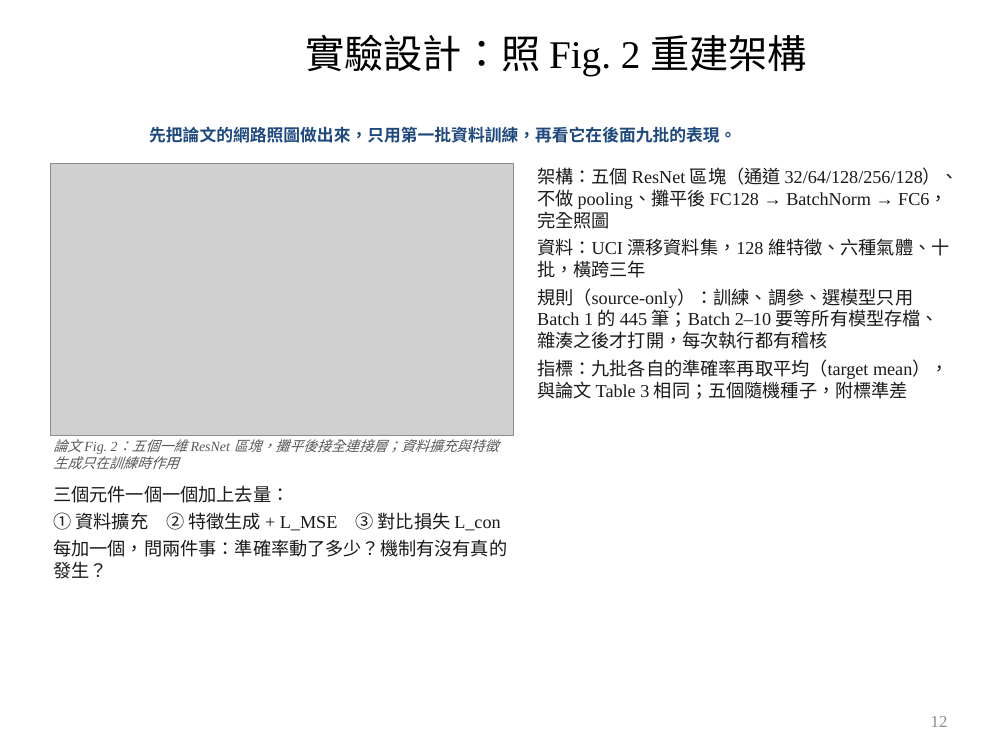
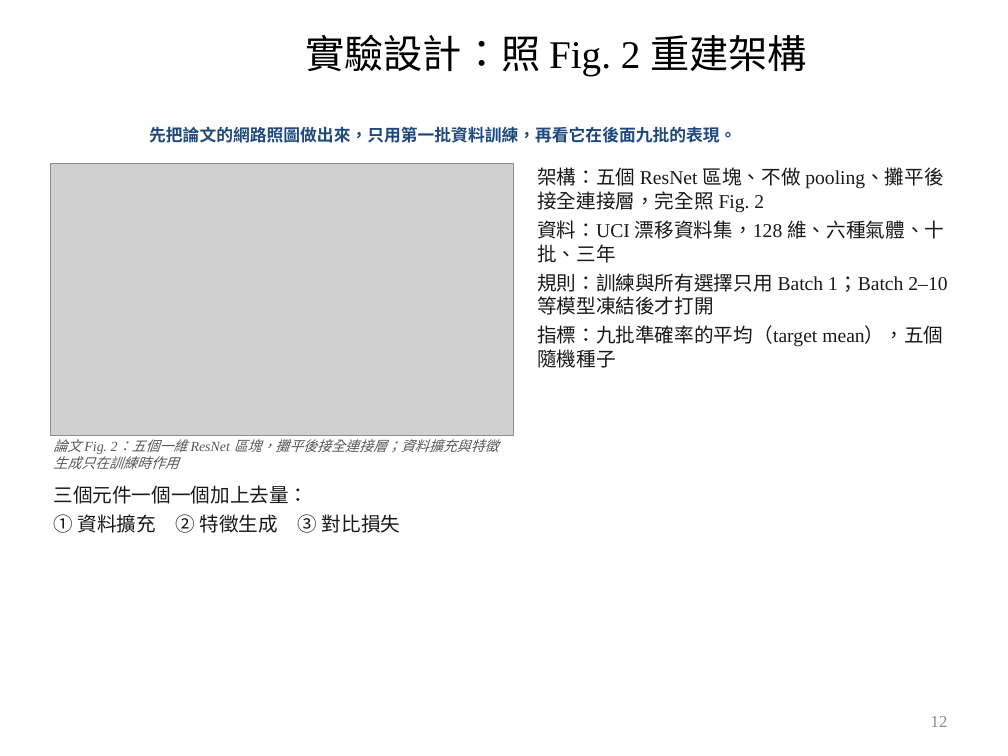
Before and after one commit to wintera1233/cdcnn, a slide deck: slide 12 of reports/09-22-merged.pptx. Drawn at 1008x756 pixels with LibreOffice and Linux fonts; fonts in the diff are those of the drawing; grey boxes stand for pictures; background and template pictures are left out. Boxes give left, top, right and bottom in pixels: in the first picture for what was removed or moved away, otherwise in the second. Text is boxed around its words. In the diff, an @@ line names an element or a change of style, - is before the commit and + after.

```diff
--- a/reports/09-22-merged.pptx
+++ b/reports/09-22-merged.pptx
@@ text at bbox=[537, 167, 947, 368]: text changed; size 13 to 14 pt @@
-架構：五個 ResNet 區塊（通道 32/64/128/256/128）、不做 pooling、攤平後 FC128 → BatchNorm → FC6，完全照圖
-資料：UCI 漂移資料集，128 維特徵、六種氣體、十批，橫跨三年
-規則（source-only）：訓練、調參、選模型只用 Batch 1 的 445 筆；Batch 2–10 要等所有模型存檔、雜湊之後才打開，每次執行都有稽核
-指標：九批各自的準確率再取平均（target mean），與論文 Table 3 相同；五個隨機種子，附標準差
+架構：五個 ResNet 區塊、不做 pooling、攤平後接全連接層，完全照 Fig. 2
+資料：UCI 漂移資料集，128 維、六種氣體、十批、三年
+規則：訓練與所有選擇只用 Batch 1；Batch 2–10 等模型凍結後才打開
+指標：九批準確率的平均（target mean），五個隨機種子
@@ text at bbox=[53, 485, 308, 504]: size 13 to 14 pt in "三個元件一個一個加上去量：" @@
@@ text at bbox=[53, 514, 401, 533]: text changed; size 13 to 14 pt @@
-① 資料擴充 ② 特徵生成 + L_MSE ③ 對比損失 L_con
-每加一個，問兩件事：準確率動了多少？機制有沒有真的發生？
+① 資料擴充 ② 特徵生成 ③ 對比損失
```
Also in this commit, not shown: 10 other slides changed, 2 other files.
